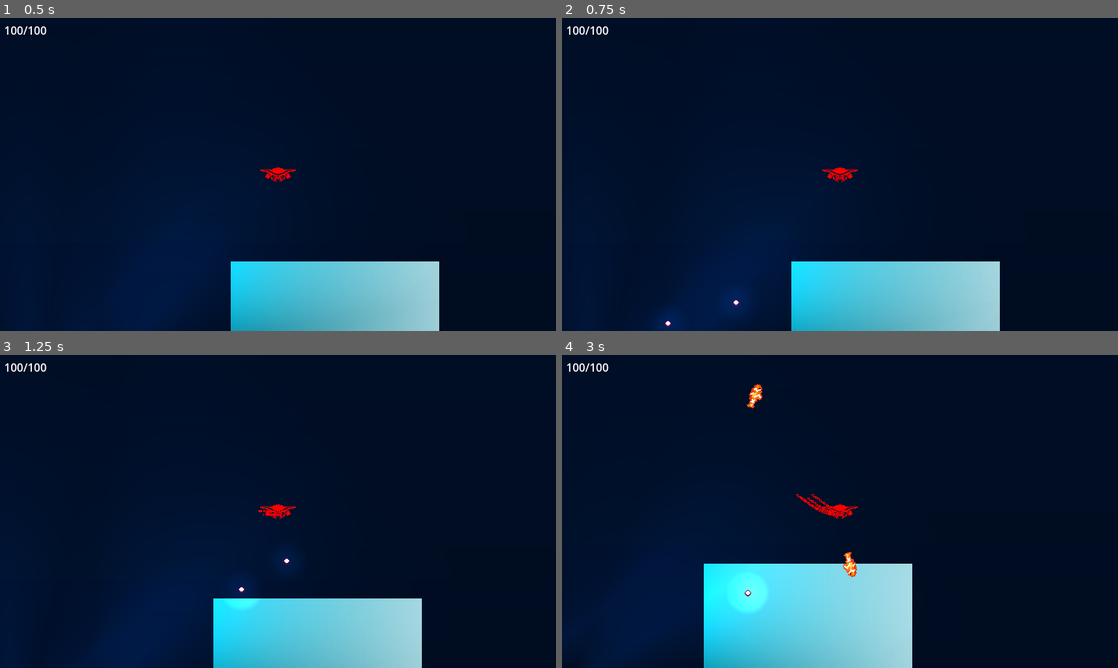
Above: before the commit, frames 1-4 (two rows, left to right).
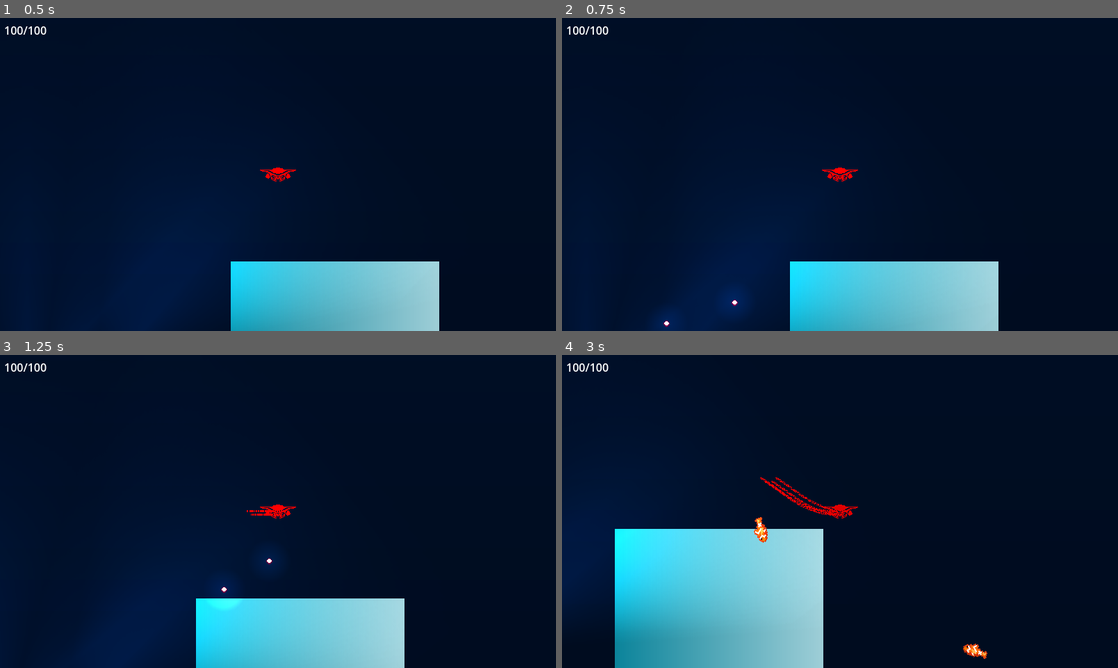
Above: after the commit, the same moments.

Repository: sialiss/GMTK-gamejam2023
Game: Godot game, scene res://Scenes/Sea/Sea.tscn
The game is run twice, just before and just after one commit, with the same random seed, the same clock (stepped at 60 frames per second) and the same inputs.
Inputs:
- Up to frame 1 (0.5 s): no input
- Up to frame 2 (0.75 s): hold D (move_right) from 0.53 s (still down)
- Up to frame 3 (1.25 s): keep holding D (move_right)
- Up to frame 4 (3 s): release D (move_right) at 1.28 s; hold S (move_down) 1.28-2.03 s; hold D (move_right) 2.03-2.78 s; hold W (move_up) from 2.78 s (still down)

Frame 1 is identical in both runs. In frame 2, 0.1% of the frame differs, in the area x 18-79%, y 50-100%; in frame 3, 1.7%; in frame 4, 23%, in the area x 5-77%, y 9-100%.

Commit message:
faster creature

Diff:
--- a/Scenes/Creature/Creature.tscn
+++ b/Scenes/Creature/Creature.tscn
@@ -14,6 +14,8 @@
 collision_layer = 256
 motion_mode = 1
 script = ExtResource("1_qejp8")
+speed = 200.0
+acceleration = 200.0
 
 [node name="CollisionShape2D" type="CollisionShape2D" parent="."]
 rotation = 1.5708
Not shown: 1 places in Scenes/Creature/Creature.tscn that only renumber resources
